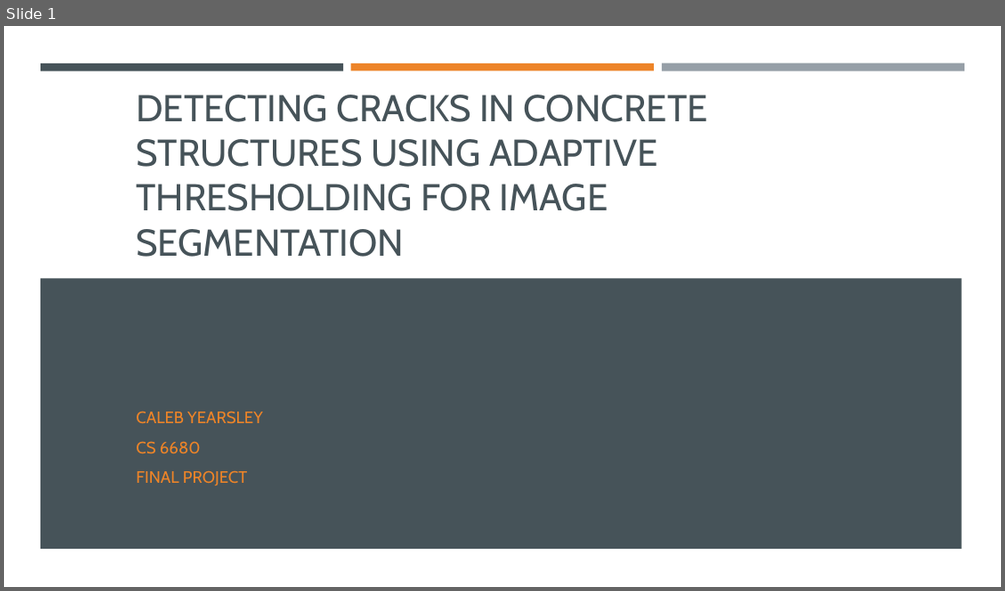
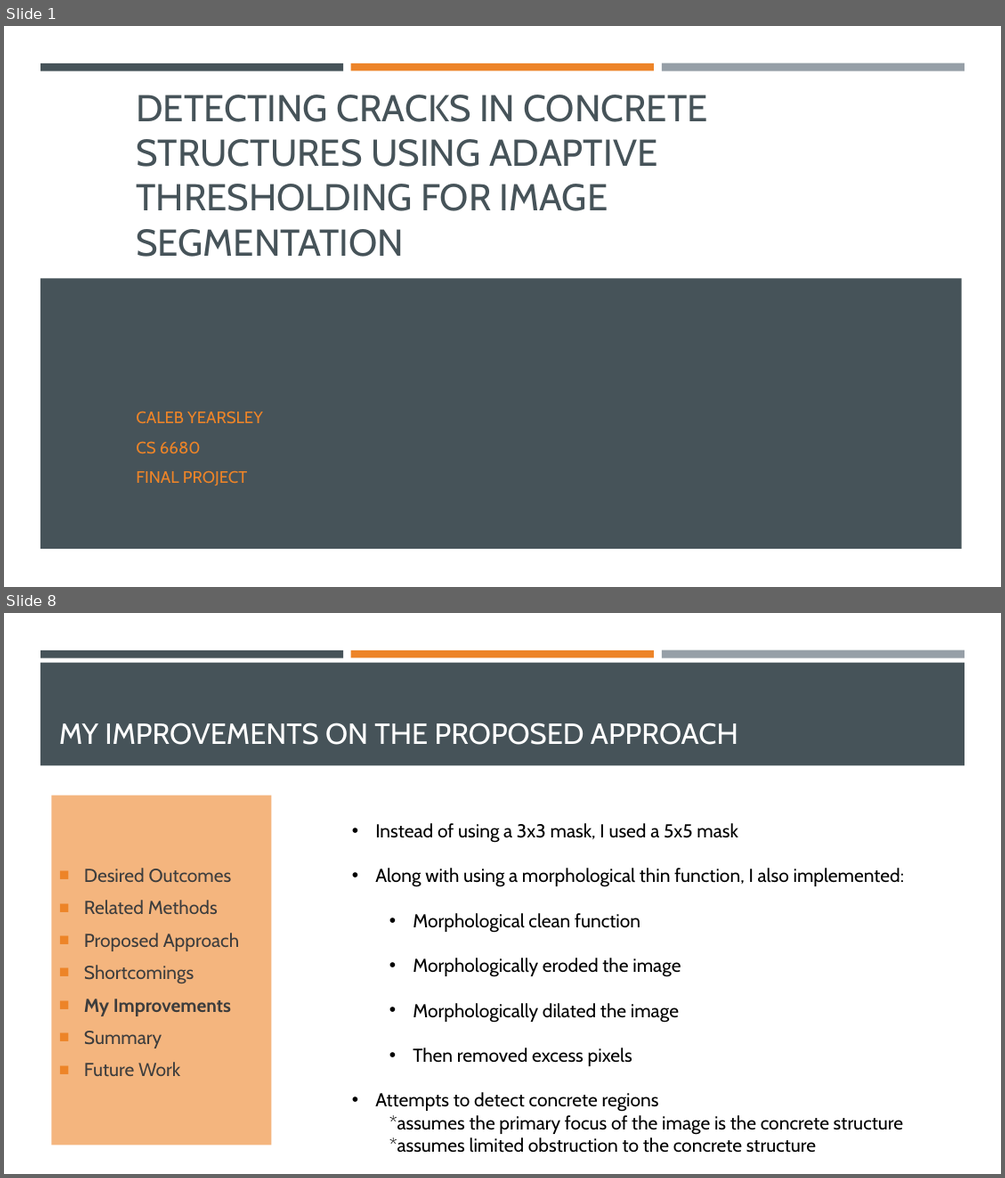
Before and after one commit to cyearsley/cs6680-DCCSUATFIS, a slide deck: Detecting Cracks in Concrete Structures Using Adaptive Thresholding.pptx. Shown one above the other, each under a label of ours: slide 1 before the commit, slides 1 and 8 after it; the slides between them are not shown. The pictures are 1005x591 and 1005x1178 pixels, drawn with LibreOffice and Linux fonts; fonts in the diff are those of the drawing. Boxes give left, top, right and bottom in pixels: in the first picture for what was removed or moved away, otherwise in the second. Text is boxed around its words. In the diff, an @@ line names an element or a change of style, - is before the commit and + after.

Commit message:
Work on powerpoint some more... Apply some scenarios to produce some images.

```diff
--- a/Detecting Cracks in Concrete Structures Using Adaptive Thresholding.pptx
+++ b/Detecting Cracks in Concrete Structures Using Adaptive Thresholding.pptx
@@ slide 8 added at box(4, 613, 1001, 1174), background #FFFFFF; not listed: 3 template elements that a slide beside it also shows @@
@@ rectangle added at box(40, 662, 965, 765), fill #465359 @@
@@ title added at box(59, 722, 738, 745), 28 pt, text #FFFFFF @@
+MY IMPROVEMENTS ON THE PROPOSED APPROACH
@@ text added at box(52, 795, 272, 1145), fill #F4B57E, 18 pt, text #3D3D3D @@
+■ Desired Outcomes
+■ Related Methods
+■ Proposed Approach
+■ Shortcomings
+■ My Improvements
+■ Summary
+■ Future Work
@@ text added at box(375, 823, 905, 1152), 18 pt, text #000000 @@
+• Instead of using a 3x3 mask, I used a 5x5 mask
+• Along with using a morphological thin function, I also implemented:
+  • Morphological clean function
+  • Morphologically eroded the image
+  • Morphologically dilated the image
+  • Then removed excess pixels
+• Attempts to detect concrete regions
+*assumes the primary focus of the image is the concrete structure
+*assumes limited obstruction to the concrete structure
```
Also in this commit, not shown: 4 slides changed, 9 other slides added, 1 slide removed, 6 other files.
